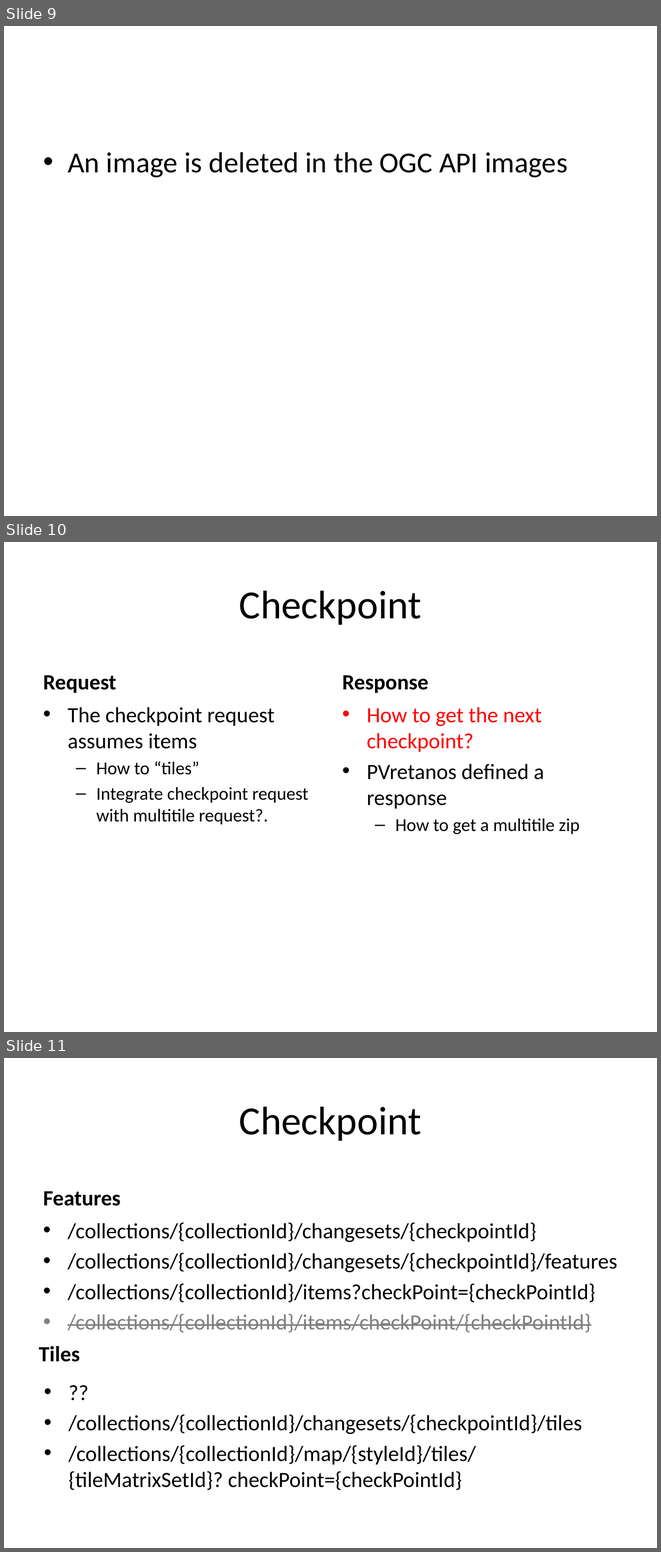
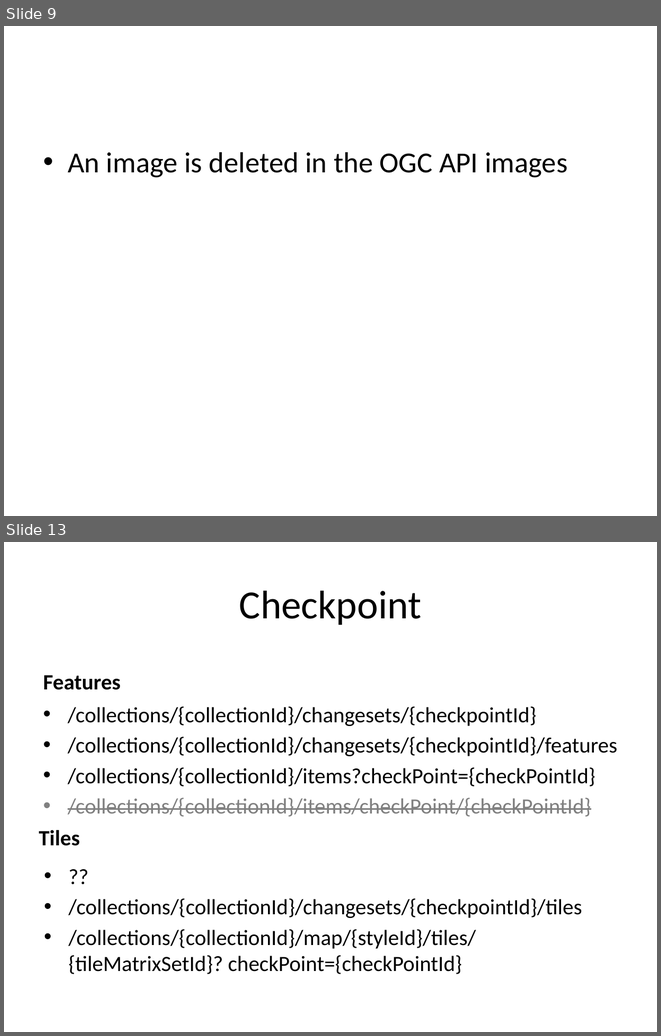
Before and after one commit to opengeospatial/ogcapi-maps, a slide deck: standard/images/diagrams.pptx. Shown one above the other, each under a label of ours: slides 9, 10 and 11 before the commit, slides 9 and 13 after it; the slides between them are not shown. The pictures are 661x1552 and 661x1036 pixels, drawn with LibreOffice and Linux fonts; fonts in the diff are those of the drawing. Boxes give left, top, right and bottom in pixels: in the first picture for what was removed or moved away, otherwise in the second. Text is boxed around its words. In the diff, an @@ line names an element or a change of style, - is before the commit and + after.

```diff
--- a/standard/images/diagrams.pptx
+++ b/standard/images/diagrams.pptx
@@ slide 10 removed at box(4, 542, 657, 1032), background #FFFFFF @@
@@ title removed at box(239, 590, 421, 625) @@
-Checkpoint
@@ text removed at box(43, 675, 116, 693) @@
-Request
@@ text removed at box(342, 675, 429, 693) @@
-Response
@@ text removed at box(68, 707, 308, 824) @@
-• The checkpoint request assumes items
-  – How to “tiles”
-  – Integrate checkpoint request with multitile request?.
@@ text removed at box(367, 707, 580, 834) @@
-• How to get the next checkpoint?
-• PVretanos defined a response
-  – How to get a multitile zip
@@ what was slide 11 is now slide 13 @@
```
Also in this commit, not shown: 3 slides added, 31 other files.
